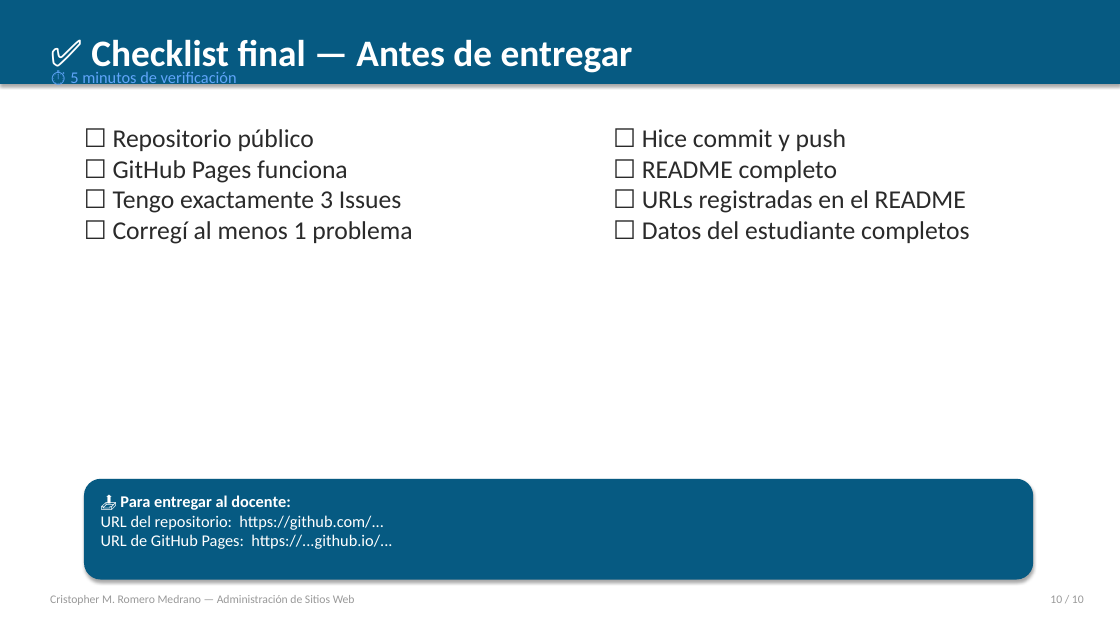
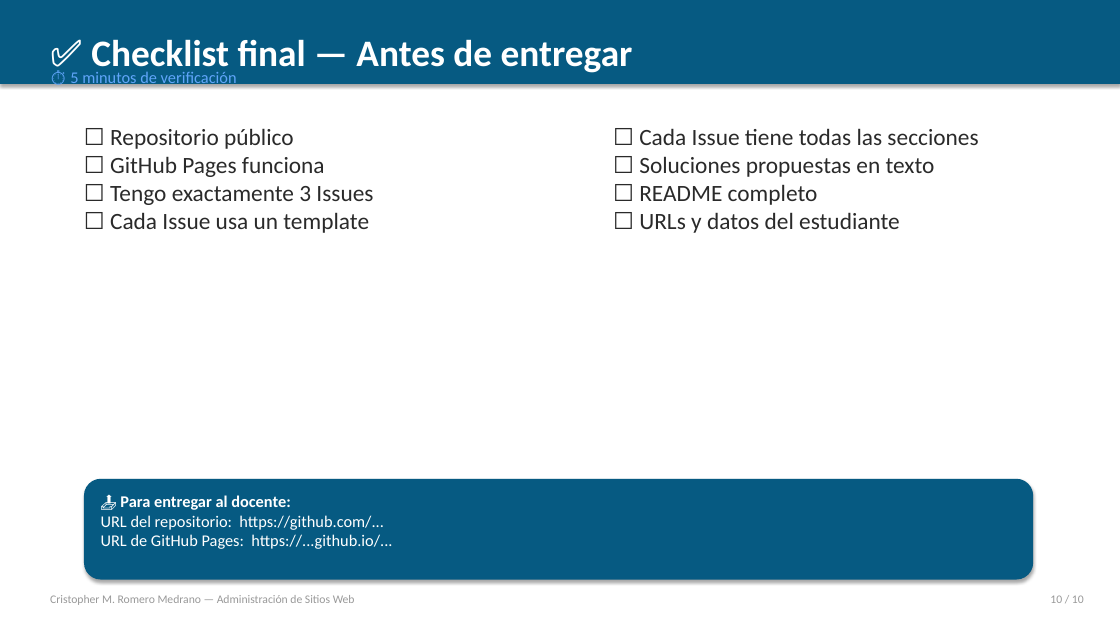
Before and after one commit to KrizRoMe/evaluacion-administracion-web, a slide deck: slide 10 of EVALUACION_PRACTICA_01.pptx. Drawn at 1120x630 pixels with LibreOffice and Linux fonts; fonts in the diff are those of the drawing. Boxes give left, top, right and bottom in pixels: in the first picture for what was removed or moved away, otherwise in the second. Text is boxed around its words. In the diff, an @@ line names an element or a change of style, - is before the commit and + after.

Commit message:
feat: agregar axe DevTools + templates de Issues + eliminar corrección obligatoria
- PPT actualizado: agrega axe DevTools como herramienta de auditoría
- PPT actualizado: aclara que NO se requiere aplicar correcciones en código
- Nueva carpeta .github/ISSUE_TEMPLATE/ con 4 templates (rendimiento, mantenimiento, accesibilidad, general)
- Instrucciones y checklist actualizados
- README plantilla actualizado
- Rúbrica PPTX regenerada

```diff
--- a/EVALUACION_PRACTICA_01.pptx
+++ b/EVALUACION_PRACTICA_01.pptx
@@ text at (110, 128, 373, 205): size 22 to 20 pt in "☐ Repositorio público", "☐ GitHub Pages funciona", "☐ Tengo exactamente 3 Issues" @@
@@ text at (639, 128, 978, 177): text changed; size 22 to 20 pt @@
-☐ Hice commit y push
+☐ Cada Issue tiene todas las secciones
+☐ Soluciones propuestas en texto
@@ text at (639, 184, 818, 205): size 22 to 20 pt in "☐ README completo" @@
@@ text at (110, 212, 369, 233): text changed; size 22 to 20 pt @@
-☐ Corregí al menos 1 problema
+☐ Cada Issue usa un template
@@ text at (639, 212, 900, 233): text changed; size 22 to 20 pt @@
-☐ URLs registradas en el README
-☐ Datos del estudiante completos
+☐ URLs y datos del estudiante
```
Also in this commit, not shown: 5 other slides changed, 1 slide added, 1 slide removed, 8 other files.
